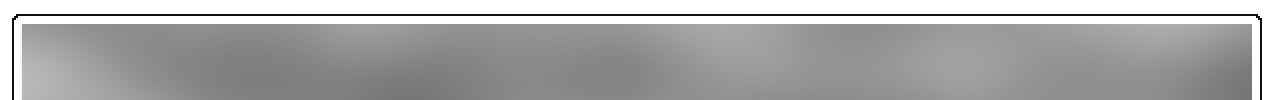
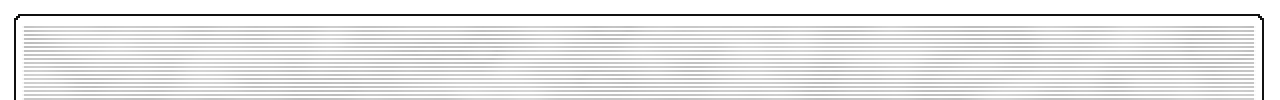
Two versions of the same layered image (1280px x 100px). Layer-by-layer changes:
painted on "Window Border" over box(12, 14, 1264, 100)
painted on "Console Window" over box(20, 24, 1256, 100)
